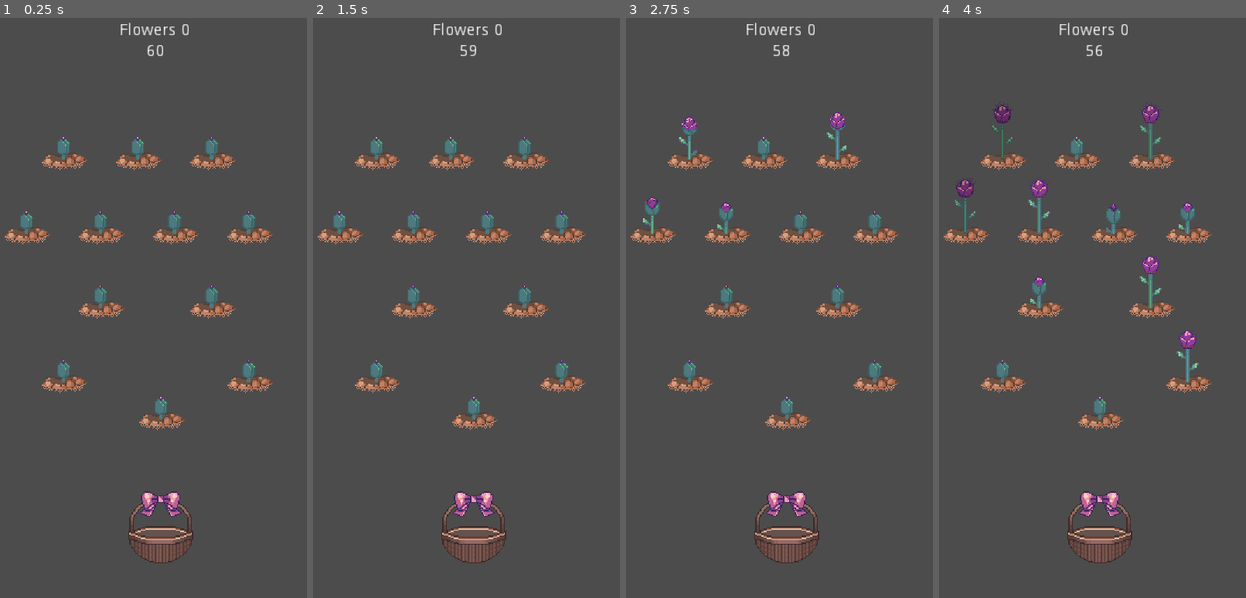
Above: before the commit, frames 1-4 (left to right).
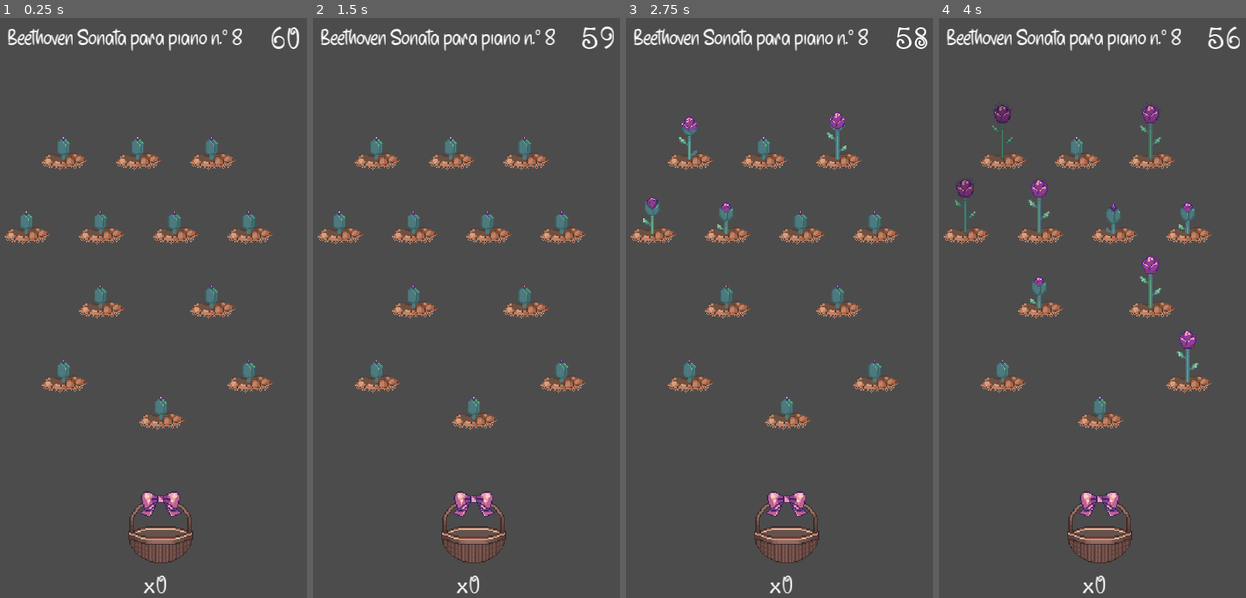
Above: after the commit, the same moments.

Repository: my-old-games/bouquet
Game: Godot game, scene res://scenes/levels/level1.tscn
The game is run twice, just before and just after one commit, with the same random seed, the same clock (stepped at 60 frames per second) and the same inputs. The project has no main scene, so this scene is started directly.
Inputs:
- Up to frame 1 (0.25 s): no input
- Up to frame 2 (1.5 s): tap Enter at 0.5 s; tap Space at 1.25 s
- Up to frame 3 (2.75 s): no input
- Up to frame 4 (4 s): no input

The runs differ from the first frame. In frame 1, 1.4% of the frame differs, in the area x 2-98%, y 0-100%; in frame 2, 1.4%; in frame 3, 1.4%, in the area x 2-99%, y 0-100%; in frame 4, 1.4%.

Commit message:
11 Fuentes
Asset: Fuentes del juego
Code: Nueva estructura del HUD

Diff:
--- a/project/scenes/interface/hud.tscn
+++ b/project/scenes/interface/hud.tscn
@@ -1,47 +1,96 @@
-[gd_scene load_steps=3 format=2]
+[gd_scene load_steps=8 format=2]
 
 [ext_resource path="res://scripts/hud.gd" type="Script" id=1]
 [ext_resource path="res://scenes/baskets/basket.tscn" type="PackedScene" id=2]
+[ext_resource path="res://assets/fonts/PenguinAttack.ttf" type="DynamicFontData" id=3]
+[ext_resource path="res://assets/fonts/YourHighschoolCrush-Regular.otf" type="DynamicFontData" id=4]
+
+[sub_resource type="DynamicFont" id=1]
+size = 20
+use_filter = true
+font_data = ExtResource( 4 )
+
+[sub_resource type="DynamicFont" id=2]
+size = 30
+use_filter = true
+font_data = ExtResource( 3 )
+
+[sub_resource type="DynamicFont" id=3]
+size = 25
+use_filter = true
+font_data = ExtResource( 3 )
 
 [node name="HUD" type="CanvasLayer"]
 script = ExtResource( 1 )
 
-[node name="VBoxContainer" type="VBoxContainer" parent="."]
-anchor_right = 1.0
-anchor_bottom = 1.0
-margin_top = 10.0
+[node name="VBCThemeTimer" type="VBoxContainer" parent="."]
+anchor_left = 0.5
+anchor_right = 0.5
+margin_left = -144.0
+margin_right = 144.0
+margin_bottom = 502.0
 __meta__ = {
 "_edit_use_anchors_": false
 }
 
-[node name="HBoxContainer" type="HBoxContainer" parent="VBoxContainer"]
+[node name="HBCThemeTimer" type="HBoxContainer" parent="VBCThemeTimer"]
 margin_right = 288.0
-margin_bottom = 14.0
+margin_bottom = 50.0
+custom_constants/separation = 4
 alignment = 1
 
-[node name="Label" type="Label" parent="VBoxContainer/HBoxContainer"]
-margin_left = 93.0
-margin_right = 142.0
-margin_bottom = 14.0
-text = "Flowers"
+[node name="MCLTheme" type="MarginContainer" parent="VBCThemeTimer/HBCThemeTimer"]
+margin_left = 7.0
+margin_right = 227.0
+margin_bottom = 50.0
+rect_min_size = Vector2( 220, 0 )
 
-[node name="Label2" type="Label" parent="VBoxContainer/HBoxContainer"]
-margin_left = 146.0
-margin_right = 195.0
-margin_bottom = 14.0
-text = "Flowers"
+[node name="LabelTheme" type="Label" parent="VBCThemeTimer/HBCThemeTimer/MCLTheme"]
+margin_top = 17.0
+margin_right = 220.0
+margin_bottom = 33.0
+custom_fonts/font = SubResource( 1 )
+text = "Beethoven Sonata para piano n.º 8"
+align = 1
 
-[node name="HBoxContainer2" type="HBoxContainer" parent="VBoxContainer"]
-margin_top = 18.0
-margin_right = 288.0
+[node name="MCLTimer" type="MarginContainer" parent="VBCThemeTimer/HBCThemeTimer"]
+margin_left = 231.0
+margin_right = 281.0
+margin_bottom = 50.0
+rect_min_size = Vector2( 50, 50 )
+
+[node name="LabelTimer" type="Label" parent="VBCThemeTimer/HBCThemeTimer/MCLTimer"]
+margin_top = 6.0
+margin_right = 50.0
+margin_bottom = 44.0
+rect_min_size = Vector2( 30, 0 )
+custom_fonts/font = SubResource( 2 )
+text = "60"
+align = 1
+
+[node name="HBCFlowers" type="HBoxContainer" parent="."]
+anchor_left = 0.5
+anchor_top = 1.0
+anchor_right = 0.5
+anchor_bottom = 1.0
+margin_left = -144.0
+margin_top = -32.0
+margin_right = 144.0
+alignment = 1
+__meta__ = {
+"_edit_use_anchors_": false
+}
+
+[node name="MCLFlower1" type="MarginContainer" parent="HBCFlowers"]
+margin_left = 134.0
+margin_right = 153.0
 margin_bottom = 32.0
-alignment = 1
 
-[node name="Label" type="Label" parent="VBoxContainer/HBoxContainer2"]
-margin_left = 140.0
-margin_right = 148.0
-margin_bottom = 14.0
-text = "0"
+[node name="LabelFlowe1" type="Label" parent="HBCFlowers/MCLFlower1"]
+margin_right = 19.0
+margin_bottom = 32.0
+custom_fonts/font = SubResource( 3 )
+text = "x1"
 
 [node name="Basket" parent="." instance=ExtResource( 2 )]
 position = Vector2( 148, 476.276 )
--- a/project/scripts/hud.gd
+++ b/project/scripts/hud.gd
@@ -2,10 +2,10 @@
 
 
 func set_flowers_count(score):
-	$VBoxContainer/HBoxContainer/Label2.text = String(score)
+	$HBCFlowers/MCLFlower1/LabelFlowe1.text = "x"+String(score)
 
 func set_timer_count(seconds):
-	$VBoxContainer/HBoxContainer2/Label.text = String(seconds)
+	$VBCThemeTimer/HBCThemeTimer/MCLTimer/LabelTimer.text = String(seconds)
 
 func basket_position():
 	return $Basket.get_position()
Binary file added: project/assets/fonts/PenguinAttack.ttf
Binary file added: project/assets/fonts/YourHighschoolCrush-Regular.otf
Not shown, added: assets/fonts/penguin_attack/PenguinAttack.ttf
Not shown, added: assets/fonts/penguin_attack/license.txt
Not shown, added: assets/fonts/your_highschool_crush/YourHighschoolCrush-Regular.otf
